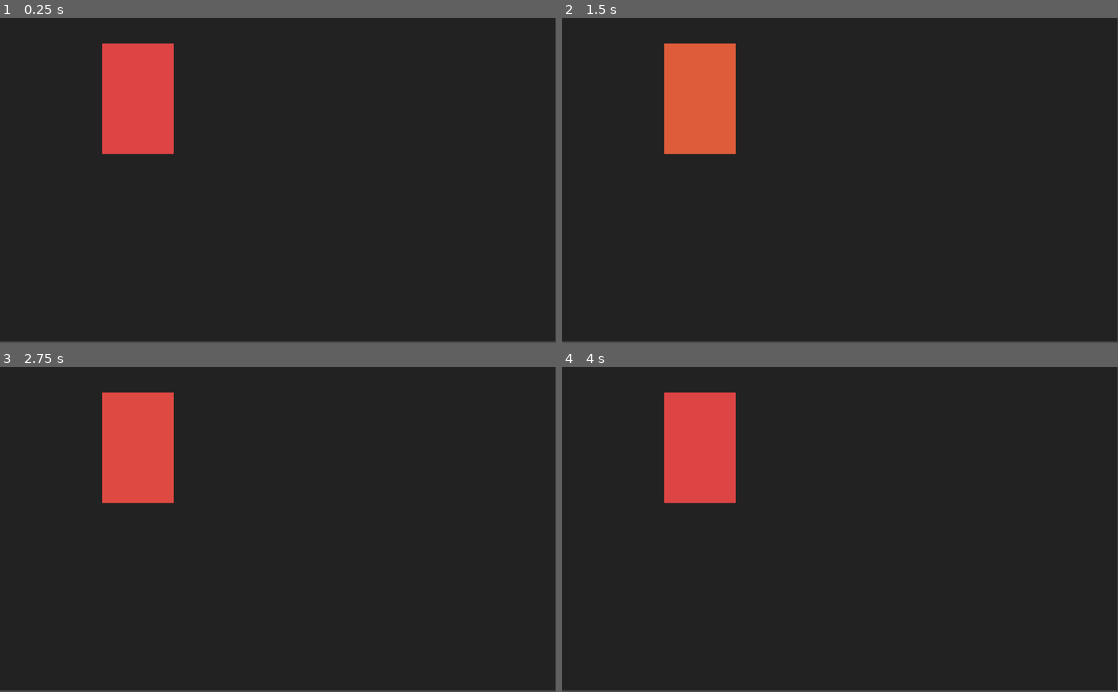
Above: before the commit, frames 1-4 (two rows, left to right).
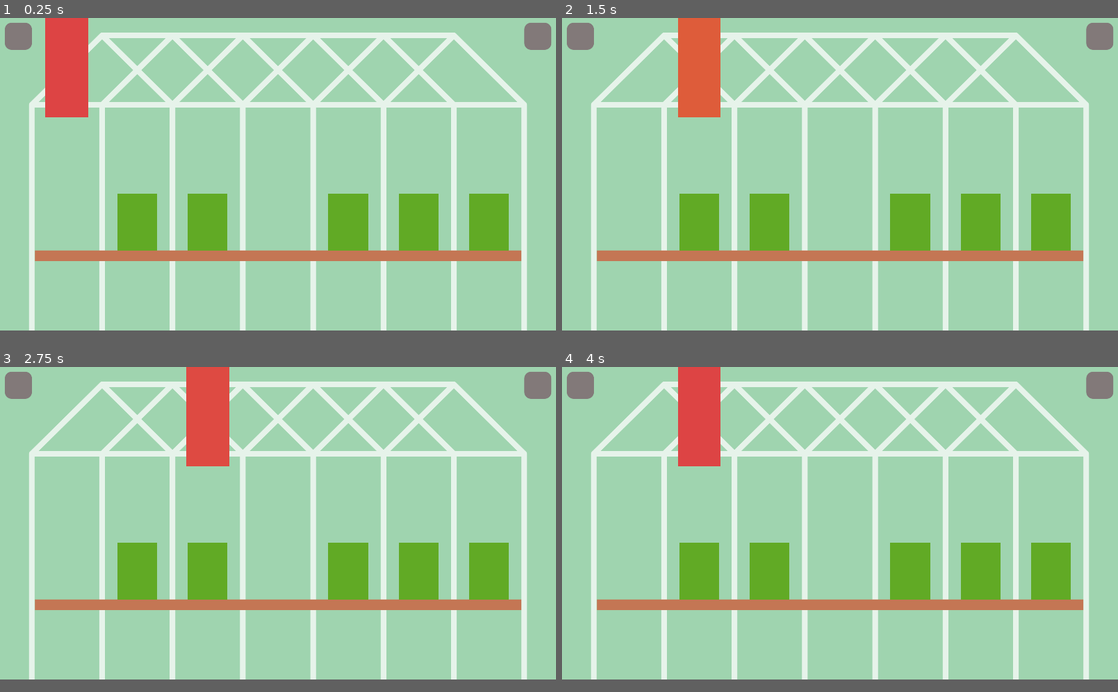
Above: after the commit, the same moments.

Repository: Janakanty/Mongoose-Garden
Game: Godot game, scene res://src/mainGamePlay/main.tscn
The game is run twice, just before and just after one commit, with the same random seed, the same clock (stepped at 60 frames per second) and the same inputs.
Inputs:
- Up to frame 1 (0.25 s): no input
- Up to frame 2 (1.5 s): tap Enter at 0.5 s; hold Right (right) 0.53-1.28 s; tap Space at 1.25 s; hold Down (down) from 1.28 s (still down)
- Up to frame 3 (2.75 s): release Down (down) at 2.03 s; hold Right (right) from 2.03 s (still down)
- Up to frame 4 (4 s): tap Enter at 3.5 s; release Right (right) at 3.53 s; hold Left (left) from 3.53 s (still down)
In our replay, the window is 800x468 before the commit and 800x450 after it. These sizes can differ from the game's own. Grey fills any space a smaller window leaves; there, only what the larger window draws over its background counts as a difference.

The runs differ from the first frame. In frame 1, 97% of the frame differs, in the area x 0-100%, y 0-100%; in frame 2, 95%; in frame 3, 97%; in frame 4, 95%.

Commit message:
0.3

Diff:
--- a/project.godot
+++ b/project.godot
@@ -16,7 +16,11 @@
 
 [display]
 
+window/size/width=1920
+window/size/height=1080
 window/size/borderless=true
+window/size/fullscreen=true
+window/stretch/mode="2d"
 
 [input]
 
--- a/src/mainGamePlay/main.gd
+++ b/src/mainGamePlay/main.gd
@@ -1,11 +1,53 @@
-extends Node2D
+extends Control
+
+onready var mongooses = $mongooses
+var column = 1
 
 func _ready():
 	pass # Replace with function body.
 
 func _input(event):
+	change_mongoose_position()
 	quit()
 
 func quit():
 	if Input.is_action_pressed("quit"):
 		get_tree().quit()
+
+func start_game():
+	pass
+
+func stat_gameplay():
+	pass
+
+func mongoose_control():
+	pass
+
+func change_mongoose_to_active():
+	pass
+
+func change_mongoose_position():
+	if Input.is_action_just_pressed("left") and column > 1:
+		column = column - 1
+		check_mognoose_position()
+	elif Input.is_action_just_pressed("right") and column < 7:
+		column = column + 1
+		check_mognoose_position()
+
+func check_mognoose_position():
+	match column:
+		1:
+			mongooses.rect_position.x = 231
+		2:
+			mongooses.rect_position.x = 474
+		3:
+			mongooses.rect_position.x = 717
+		4:
+			mongooses.rect_position.x = 960
+		5:
+			mongooses.rect_position.x = 1203
+		6:
+			mongooses.rect_position.x = 1446
+		7:
+			mongooses.rect_position.x = 1689
+	print(column)
--- a/src/mainGamePlay/main.tscn
+++ b/src/mainGamePlay/main.tscn
@@ -1,22 +1,47 @@
-[gd_scene load_steps=3 format=2]
+[gd_scene load_steps=5 format=2]
 
 [ext_resource path="res://src/mainGamePlay/main.gd" type="Script" id=1]
 [ext_resource path="res://src/mongooses/mongoose/mongoose.tscn" type="PackedScene" id=2]
+[ext_resource path="res://src/mainGamePlay/plantControl.gd" type="Script" id=3]
+[ext_resource path="res://graphics/background/background.png" type="Texture" id=4]
 
-[node name="main" type="Node2D"]
+[node name="main" type="Control"]
+anchor_right = 1.0
+anchor_bottom = 1.0
 script = ExtResource( 1 )
+__meta__ = {
+"_edit_use_anchors_": false,
+"_edit_vertical_guides_": [ 1203.0 ]
+}
 
-[node name="background" type="Node2D" parent="."]
-
-[node name="ColorRect" type="ColorRect" parent="background"]
-margin_right = 1023.0
-margin_bottom = 597.0
-color = Color( 0.137255, 0.137255, 0.137255, 1 )
+[node name="background" type="Control" parent="."]
 __meta__ = {
 "_edit_use_anchors_": false
 }
 
-[node name="mongooses" type="Node2D" parent="."]
+[node name="ColorRect" type="TextureRect" parent="background"]
+margin_right = 1920.0
+margin_bottom = 1080.0
+texture = ExtResource( 4 )
+
+[node name="plantControl" type="Control" parent="."]
+anchor_right = 1.0
+anchor_bottom = 1.0
+script = ExtResource( 3 )
+__meta__ = {
+"_edit_use_anchors_": false
+}
+
+[node name="mongooses" type="Control" parent="."]
+margin_left = 231.0
+margin_right = 231.0
+__meta__ = {
+"_edit_use_anchors_": false
+}
 
 [node name="mongoose" parent="mongooses" instance=ExtResource( 2 )]
-position = Vector2( 188, 47 )
+
+[node name="Camera" type="Camera2D" parent="."]
+position = Vector2( 955, 542 )
+
+[node name="changeMongoose" type="AnimationPlayer" parent="."]
--- /dev/null
+++ b/src/mainGamePlay/plantControl.gd
@@ -0,0 +1,61 @@
+extends Control
+
+var plant = preload("res://src/plants/plant/plant.tscn")
+
+var plant_slots = [0,0,0,0,0,0,0]
+var rng
+var my_random_number
+
+func _ready():
+	get_new_plant()
+	get_new_plant()
+	get_new_plant()
+	get_new_plant()
+	get_new_plant()
+
+
+
+func _process(delta):
+	#odlicza czas kiedy daje nową roślinkę
+	pass
+
+func rand_number() -> int:
+	rng = RandomNumberGenerator.new()
+	rng.randomize()
+	my_random_number = rng.randi_range(0, 6)
+	if plant_slots[my_random_number] == 1:
+		rand_number()
+	return my_random_number
+
+func get_new_plant():
+	if plant_slots == [1,1,1,1,1,1,1]:
+		print("wszystke pelne") #tu moze być jakaś funkcja odejmująca punkty
+	else:
+		var next_plant = plant.instance()
+		var rng = rand_number()
+		match rng:
+			0:
+				next_plant.rect_position = Vector2(231,605)
+				print("pierwszy slot")
+			1:
+				next_plant.rect_position = Vector2(474,605)
+				print("drugi slot")
+			2:
+				next_plant.rect_position = Vector2(717,605)
+				print("trzeci slot")
+			3:
+				next_plant.rect_position = Vector2(960,605)
+				print("czwarty slot")
+			4:
+				next_plant.rect_position = Vector2(1203,605)
+				print("piaty slot")
+			5:
+				next_plant.rect_position = Vector2(1446,605)
+				print("szosty slot")
+			6:
+				next_plant.rect_position = Vector2(1689,605)
+				print("siodmy slot")
+		plant_slots[rng] = 1
+		add_child(next_plant)
+
+		print(rng , "fef")
--- a/src/mongooses/mongoose/mongoose.gd
+++ b/src/mongooses/mongoose/mongoose.gd
@@ -1,4 +1,4 @@
-extends Node2D
+extends Control
 
 var active: bool = true
 
@@ -19,4 +19,4 @@
 	$power.play("powerON")
 
 func powerOFF():
-	$power.play_backwards()
+	$power.play_backwards("powerON")
--- a/src/mongooses/mongoose/mongoose.tscn
+++ b/src/mongooses/mongoose/mongoose.tscn
@@ -32,12 +32,20 @@
 "values": [ Color( 0.870588, 0.270588, 0.270588, 1 ), Color( 0.878431, 0.733333, 0.0627451, 1 ) ]
 }
 
-[node name="mongoose" type="Node2D"]
+[node name="mongoose" type="Control"]
+margin_left = -74.0
+margin_top = -1.0
+margin_right = 74.0
+margin_bottom = 342.0
+rect_pivot_offset = Vector2( 74, 1 )
 script = ExtResource( 1 )
+__meta__ = {
+"_edit_use_anchors_": false
+}
 
 [node name="ColorRect" type="ColorRect" parent="."]
-margin_right = 132.0
-margin_bottom = 204.0
+anchor_right = 1.0
+anchor_bottom = 1.0
 color = Color( 0.870588, 0.270588, 0.270588, 1 )
 __meta__ = {
 "_edit_use_anchors_": false
--- /dev/null
+++ b/src/plants/plant/plant.gd
@@ -0,0 +1,16 @@
+extends Control
+
+
+# Declare member variables here. Examples:
+# var a = 2
+# var b = "text"
+
+
+# Called when the node enters the scene tree for the first time.
+func _ready():
+	pass # Replace with function body.
+
+
+# Called every frame. 'delta' is the elapsed time since the previous frame.
+#func _process(delta):
+#	pass
--- /dev/null
+++ b/src/plants/plant/plant.tscn
@@ -0,0 +1,26 @@
+[gd_scene load_steps=2 format=2]
+
+[ext_resource path="res://src/plants/plant/plant.gd" type="Script" id=1]
+
+[node name="Control" type="Control"]
+anchor_left = -0.036
+anchor_top = 0.001
+anchor_right = 0.035
+anchor_bottom = 0.183
+margin_left = -0.879997
+margin_top = -1.08
+margin_right = 0.800003
+margin_bottom = -0.640015
+rect_pivot_offset = Vector2( 70, 0 )
+script = ExtResource( 1 )
+__meta__ = {
+"_edit_use_anchors_": false
+}
+
+[node name="ColorRect" type="ColorRect" parent="."]
+anchor_right = 1.0
+anchor_bottom = 1.0
+color = Color( 0.384314, 0.670588, 0.14902, 1 )
+__meta__ = {
+"_edit_use_anchors_": false
+}
Binary file added: graphics/background/background.png
Not shown, added: graphics/background/background.png.import
